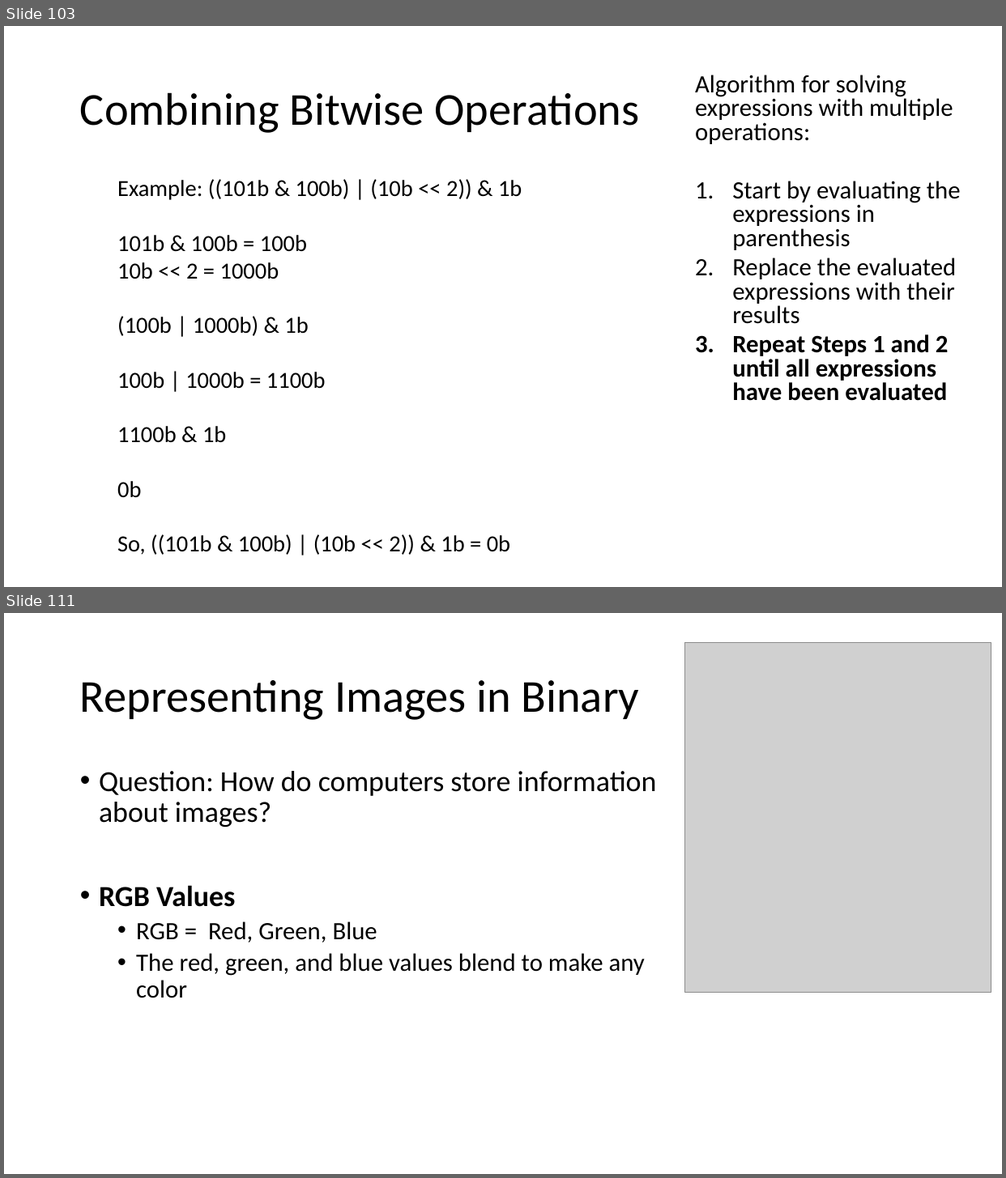
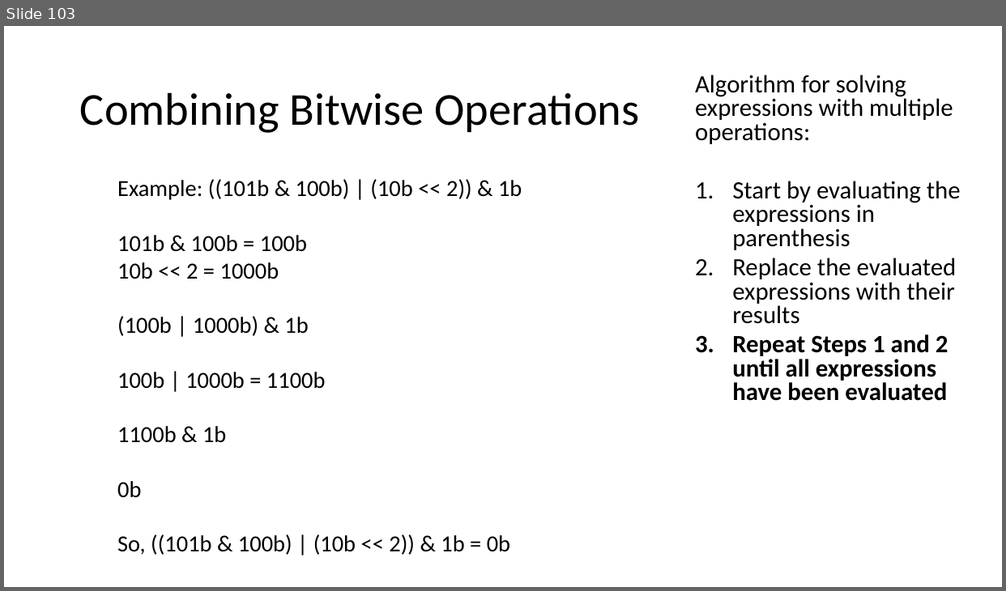
Before and after one commit to MrJoshGross/Course-Curricular-Material, a slide deck: wip/Lecture 5 - More Bitwise Operators.pptx. Shown one above the other, each under a label of ours: slides 103 and 111 before the commit, slide 103 after it; the slides between them are not shown. The pictures are 1006x1178 and 1006x591 pixels, drawn with LibreOffice and Linux fonts; fonts in the diff are those of the drawing; grey boxes stand for pictures. Boxes give left, top, right and bottom in pixels: in the first picture for what was removed or moved away, otherwise in the second. Text is boxed around its words. In the diff, an @@ line names an element or a change of style, - is before the commit and + after.

```diff
--- a/wip/Lecture 5 - More Bitwise Operators.pptx
+++ b/wip/Lecture 5 - More Bitwise Operators.pptx
@@ slide 111 removed at (x1=4, y1=613, x2=1002, y2=1174), background #FFFFFF @@
@@ picture removed at (x1=685, y1=643, x2=991, y2=993) @@
@@ title removed at (x1=80, y1=680, x2=640, y2=720) @@
-Representing Images in Binary
@@ text removed at (x1=99, y1=771, x2=657, y2=999) @@
-• Question: How do computers store information about images?
-• RGB Values
-  • RGB = Red, Green, Blue
-  • The red, green, and blue values blend to make any color
```
Also in this commit, not shown: 3 slides changed, 1 slide added, 32 other slides removed, 4 other files.
